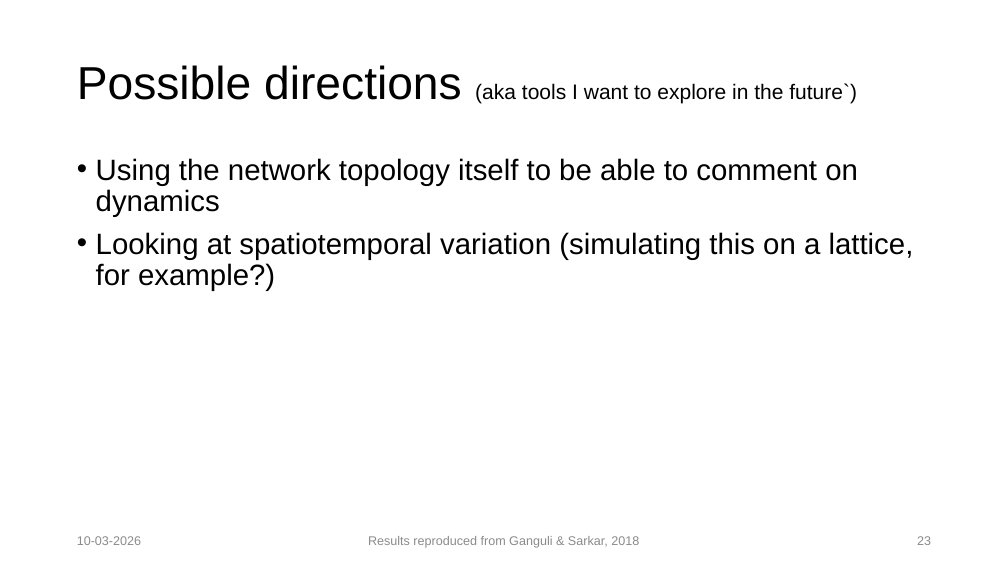
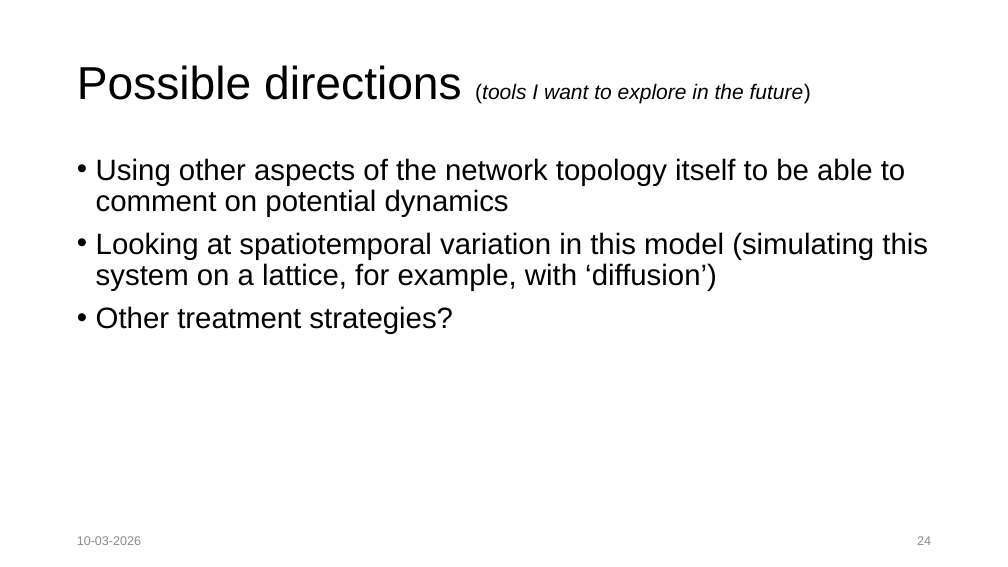
Before and after one commit to lokesh-venkatesh/TIME_Dynamics, a slide deck: slide 24 of resources/Lab Presentation 10th March.pptx (slide 23 before the commit). Drawn at 1008x567 pixels with LibreOffice and Linux fonts; fonts in the diff are those of the drawing. Boxes give left, top, right and bottom in pixels: in the first picture for what was removed or moved away, otherwise in the second. Text is boxed around its words. In the diff, an @@ line names an element or a change of style, - is before the commit and + after.

```diff
--- a/resources/Lab Presentation 10th March.pptx
+++ b/resources/Lab Presentation 10th March.pptx
@@ title at (77, 65, 811, 104): text changed; italic on @@
-Possible directions (aka tools I want to explore in the future`)
+Possible directions (tools I want to explore in the future)
@@ text at (96, 158, 928, 334): text changed @@
-• Using the network topology itself to be able to comment on dynamics
-• Looking at spatiotemporal variation (simulating this on a lattice, for example?)
+• Using other aspects of the network topology itself to be able to comment on potential dynamics
+• Looking at spatiotemporal variation in this model (simulating this system on a lattice, for example, with ‘diffusion’)
+• Other treatment strategies?
@@ text removed at (368, 536, 639, 548) @@
-Results reproduced from Ganguli & Sarkar, 2018
@@ page number at (917, 536, 931, 545): text changed @@
-23
+24
```
Also in this commit, not shown: 3 other slides changed, 1 slide added, 15 other files.
